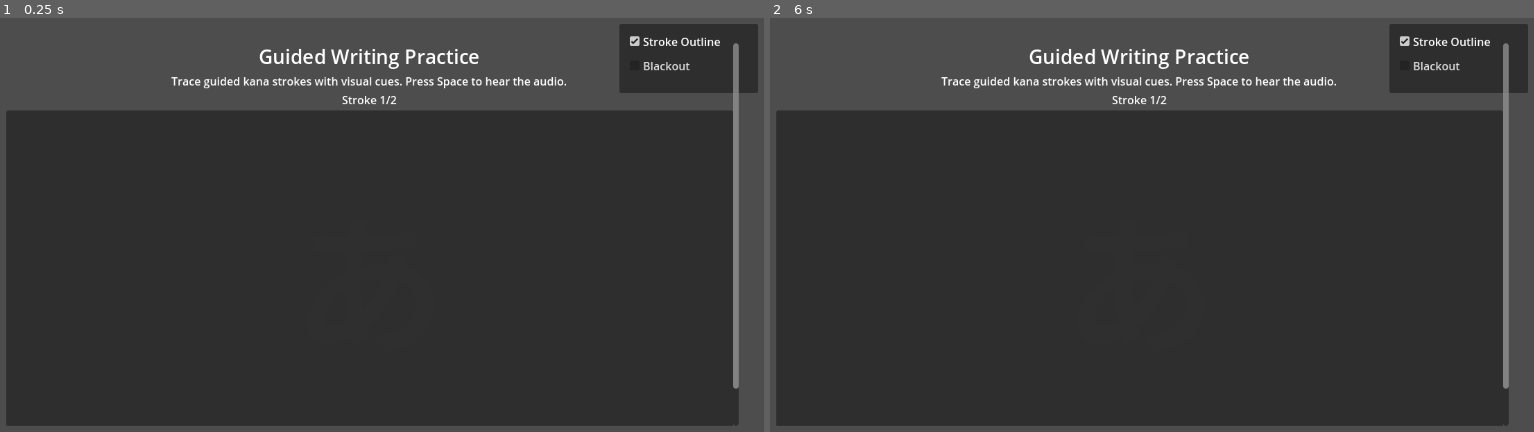
Above: before the commit, frames 1-2 (left to right).
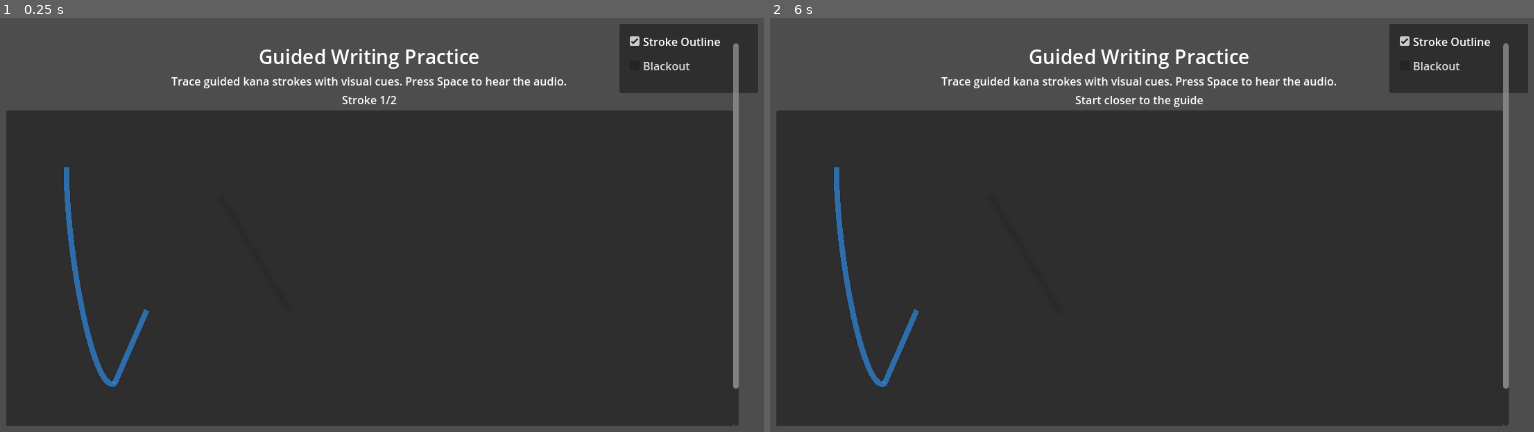
Above: after the commit, the same moments.

Repository: Salty-Scorpon/KanaLoop
Game: Godot game, scene res://KanaLoop/guided_writing.tscn
Two runs of this game, one before a commit and one after it. Both use one fixed random seed, a clock stepped at 60 frames per second and the inputs below. This scene is started directly instead of the project's main scene.
Inputs (mouse positions are in pixels of both pictures, inside the frame that each line leads up to):
- Up to frame 1 (0.25 s): no input
- Up to frame 2 (6 s): click "Stroke Outline" at 0.5 s; click "Blackout" at 1.25 s; click "Stroke Outline" at 2 s; click "Blackout" at 2.75 s; click "Stroke Outline" at 3.5 s; click "Blackout" at 4.25 s; click "Back to Main Menu" at 5 s; tap Space at 5.75 s; move the mouse to (1320, 212) at 5.77 s; click (1320, 212) at 5.92 s

The runs differ from the first frame. In frame 1, 0.6% of the frame differs, in the area x 8-20%, y 35-90%; in frame 2, 0.8%, in the area x 8-57%, y 18-90%.
Error before the commit: Parse Error: Cannot infer the type of "kana_value" variable because the value doesn't have a set type. (res://KanaLoop/guided_writing.gd:137)

Commit message:
Fix guided writing sample loop indentation

Diff:
--- a/kana-loop/KanaLoop/guided_writing.gd
+++ b/kana-loop/KanaLoop/guided_writing.gd
@@ -127,14 +127,15 @@
 		push_error("Unable to open kana outline data at %s" % OUTLINE_DATA_PATH)
 		return
 	var json_text := file.get_as_text()
-	var parsed := JSON.parse_string(json_text)
+	var parsed: Variant = JSON.parse_string(json_text)
 	if typeof(parsed) != TYPE_ARRAY:
 		push_error("Kana outline JSON is not an array.")
 		return
-	for entry in parsed:
+	var entries: Array = parsed
+	for entry in entries:
 		if typeof(entry) != TYPE_DICTIONARY:
 			continue
-		var kana_value := entry.get("kana", "")
+		var kana_value: String = String(entry.get("kana", ""))
 		if kana_value != "":
 			kana_outline_data[kana_value] = entry
 
@@ -396,7 +397,7 @@
 	var samples := PackedVector2Array()
 	if segments.is_empty():
 		return samples
-	var segment_sample_count := max(2, int(ceil(float(samples_per_stroke) / float(segments.size()))))
+	var segment_sample_count: int = int(max(2.0, ceil(float(samples_per_stroke) / float(segments.size()))))
 	for segment in segments:
 		if typeof(segment) != TYPE_DICTIONARY:
 			continue
@@ -419,8 +420,8 @@
 		var t := 0.0
 		if sample_count > 1:
 			t = float(index) / float(sample_count - 1)
-		var normalized_point := _evaluate_segment(segment_type, points, t)
-		var canvas_point := origin + normalized_point * glyph_size
+		var normalized_point: Vector2 = _evaluate_segment(segment_type, points, t)
+		var canvas_point: Vector2 = origin + normalized_point * glyph_size
 		samples.append(canvas_point)
 	return samples
 
@@ -439,13 +440,20 @@
 		var q1 := _lerp_point(p1, p2, t)
 		return _lerp_point(q0, q1, t)
 	if points.size() >= 1:
-		return _point_from_dict(points[0])
+		return _point_from_variant(points[0])
 	return Vector2.ZERO
 
-func _lerp_point(a: Dictionary, b: Dictionary, t: float) -> Vector2:
-	var p0 := _point_from_dict(a)
-	var p1 := _point_from_dict(b)
+func _lerp_point(a: Variant, b: Variant, t: float) -> Vector2:
+	var p0: Vector2 = _point_from_variant(a)
+	var p1: Vector2 = _point_from_variant(b)
 	return p0.lerp(p1, t)
+
+func _point_from_variant(point: Variant) -> Vector2:
+	if point is Vector2:
+		return point
+	if typeof(point) == TYPE_DICTIONARY:
+		return _point_from_dict(point)
+	return Vector2.ZERO
 
 func _point_from_dict(point: Dictionary) -> Vector2:
 	return Vector2(float(point.get("x", 0.0)), float(point.get("y", 0.0)))
@@ -463,7 +471,7 @@
 	if drawing_canvas == null:
 		return Vector2.ZERO
 	var canvas_size := drawing_canvas.size
-	var glyph_size := min(canvas_size.x, canvas_size.y)
+	var glyph_size: float = min(canvas_size.x, canvas_size.y)
 	return (canvas_size - Vector2(glyph_size, glyph_size)) * 0.5
 
 func _build_cumulative_lengths(points: PackedVector2Array) -> PackedFloat32Array:
